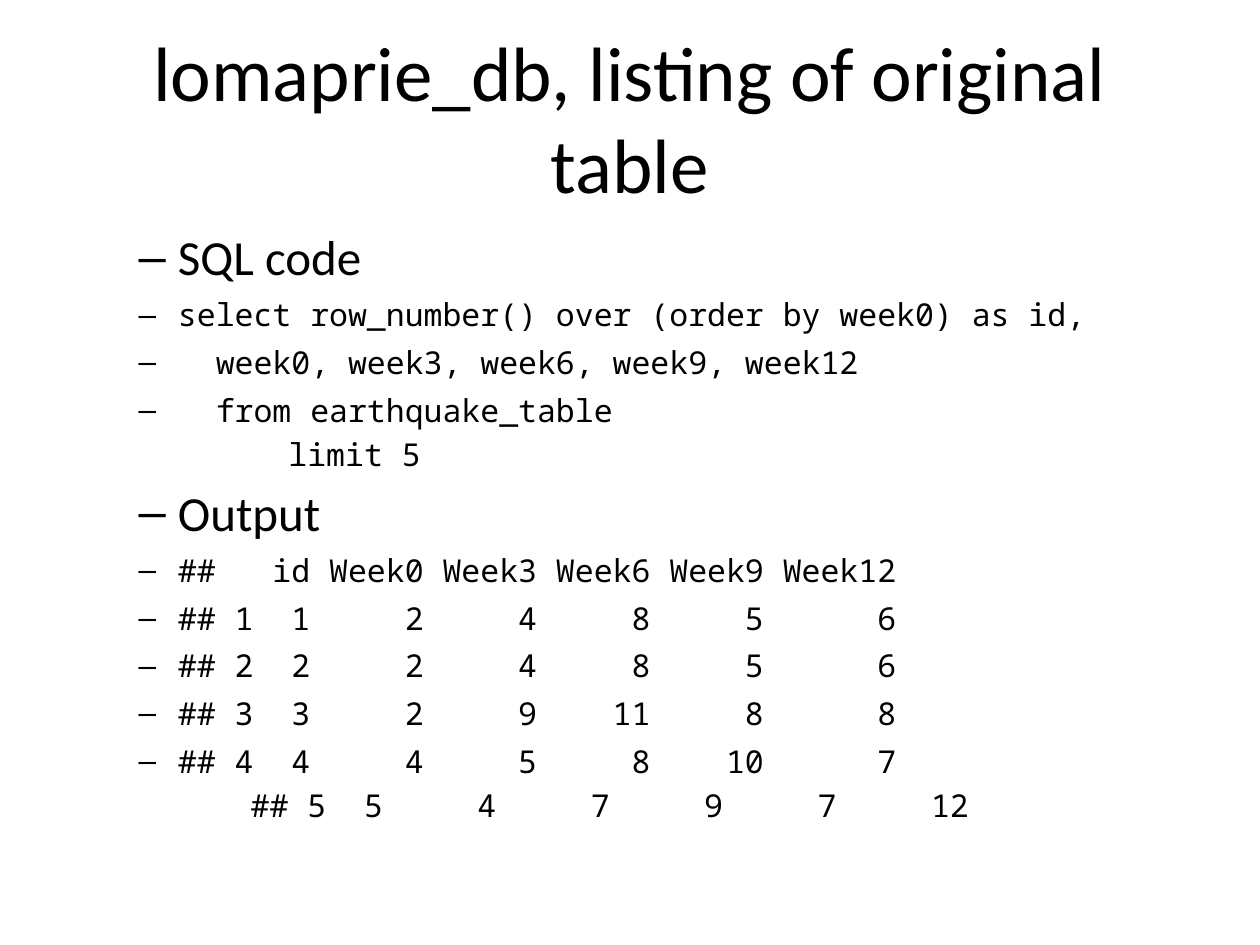
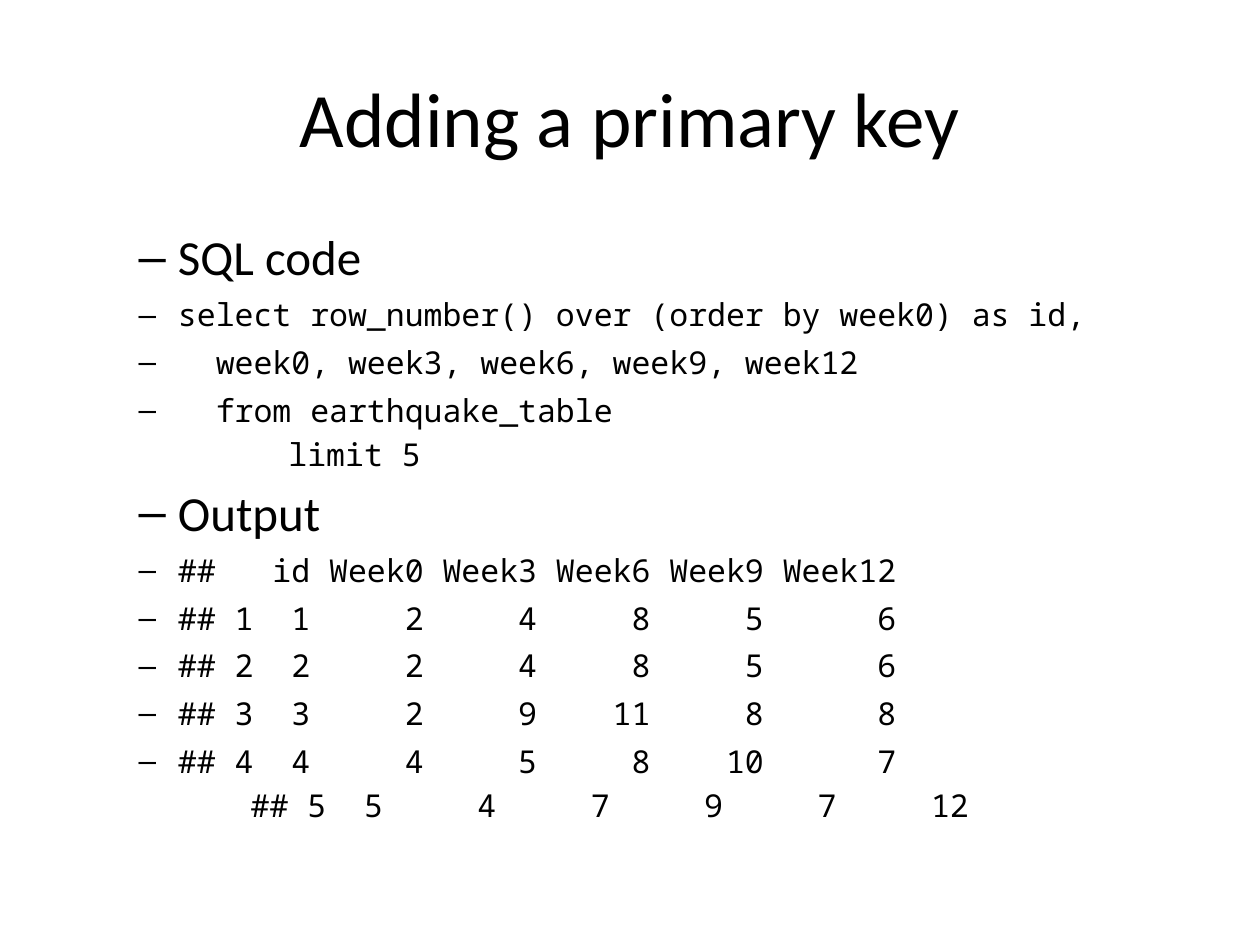
Before and after one commit to pmean/introduction-to-sql, a slide deck: slide 4 of module15-gathering-and-spreading/gather.pptx (slide 2 before the commit). Drawn at 1260x945 pixels with LibreOffice and Linux fonts; fonts in the diff are those of the drawing. Boxes give left, top, right and bottom in pixels: in the first picture for what was removed or moved away, otherwise in the second. Text is boxed around its words. In the diff, an @@ line names an element or a change of style, - is before the commit and + after.

```diff
--- a/module15-gathering-and-spreading/gather.pptx
+++ b/module15-gathering-and-spreading/gather.pptx
@@ title at [300,93,959,161]: text changed @@
-lomaprie_db, listing of original table
+Adding a primary key
```
Also in this commit, not shown: 5 slides added, 1 slide removed, 2 other files.
